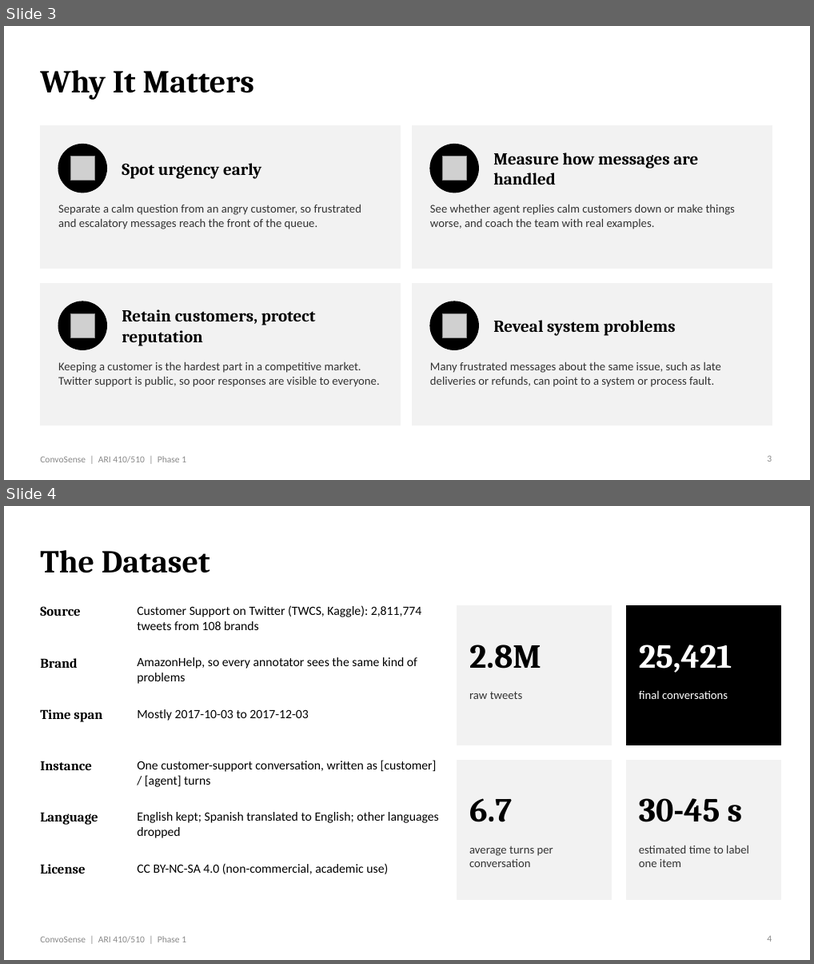
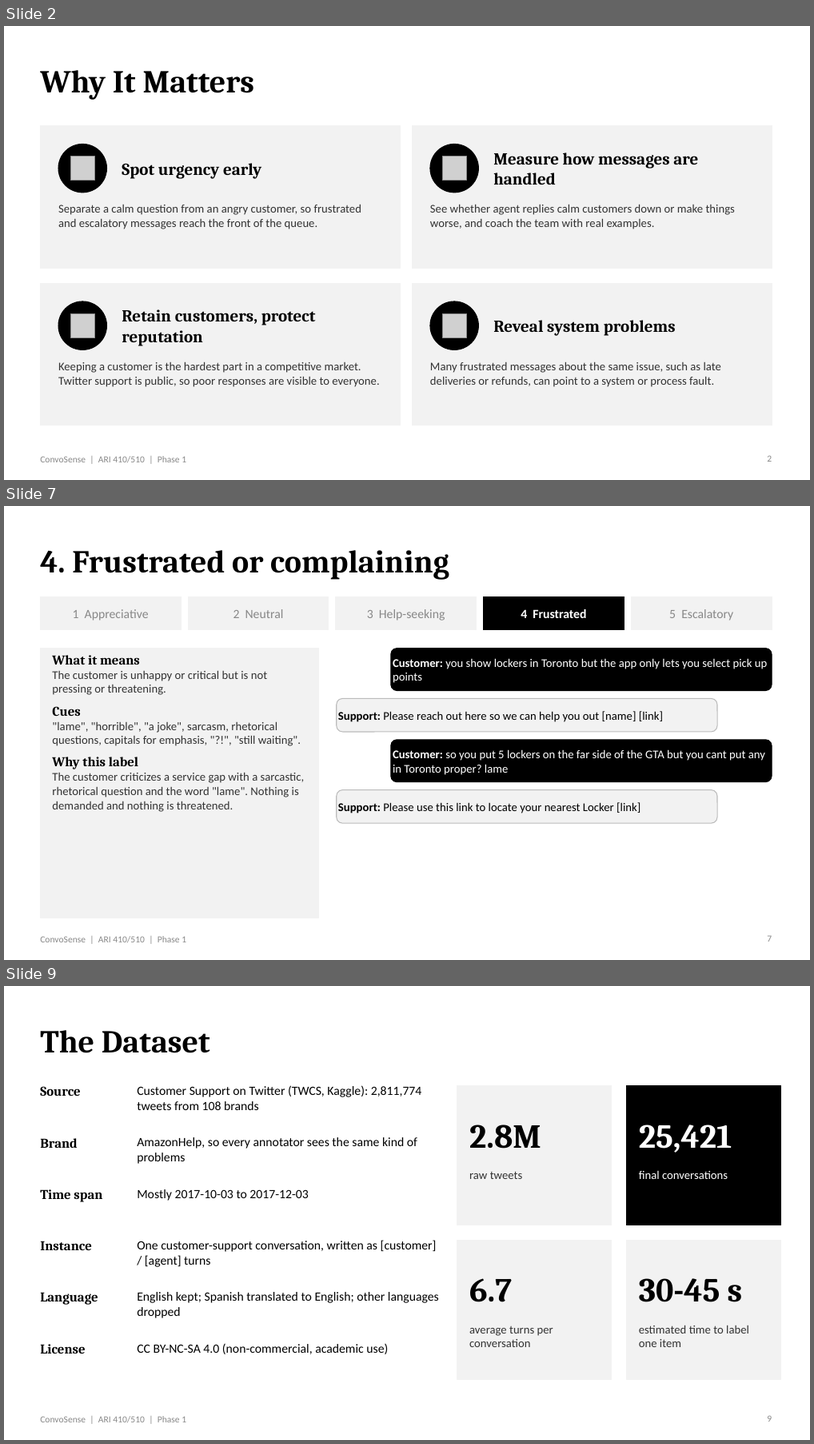
Before and after one commit to venkatrepaka-umich/ConvoSense, a slide deck: docs/Phase 1 PPT.pptx. Shown one above the other, each under a label of ours: slides 3 and 4 before the commit, slides 2, 7 and 9 after it; the slides between them are not shown. The pictures are 814x964 and 814x1444 pixels, drawn with LibreOffice and Linux fonts; fonts in the diff are those of the drawing; grey boxes stand for pictures. Boxes give left, top, right and bottom in pixels: in the first picture for what was removed or moved away, otherwise in the second. Text is boxed around its words. In the diff, an @@ line names an element or a change of style, - is before the commit and + after.

Commit message:
Update Phase 1 PPT.pptx: Revised presentation file to enhance project details and support materials for the annotation process.

```diff
--- a/docs/Phase 1 PPT.pptx
+++ b/docs/Phase 1 PPT.pptx
@@ slide 7 added at box(4, 506, 810, 960), background #FFFFFF; not listed: 1 template element that a slide beside it also shows @@
@@ title added at box(40, 550, 450, 580), 38 pt, text #000000, bold @@
+4. Frustrated or complaining
@@ rectangle added at box(40, 596, 181, 630), fill #F2F2F2, outline #F2F2F2 0.75 pt, 15 pt, text #888888 @@
+1 Appreciative
@@ rectangle added at box(188, 596, 328, 630), fill #F2F2F2, outline #F2F2F2 0.75 pt, 15 pt, text #888888 @@
+2 Neutral
@@ rectangle added at box(336, 596, 477, 630), fill #F2F2F2, outline #F2F2F2 0.75 pt, 15 pt, text #888888 @@
+3 Help-seeking
@@ rectangle added at box(484, 596, 624, 630), fill #000000, outline #000000 0.75 pt, 15 pt, text #FFFFFF, bold @@
+4 Frustrated
@@ rectangle added at box(632, 596, 772, 630), fill #F2F2F2, outline #F2F2F2 0.75 pt, 15 pt, text #888888 @@
+5 Escalatory
@@ rectangle added at box(40, 648, 318, 917), fill #F2F2F2, outline #F2F2F2 1 pt @@
@@ rounded rectangle added at box(391, 648, 772, 691), fill #000000, outline #000000 1 pt, 14 pt, text #FFFFFF @@
+Customer: you show lockers in Toronto but the app only lets you select pick up points
@@ text added at box(52, 655, 305, 812), 14 pt, text #333333 @@
+What it means
+The customer is unhappy or critical but is not pressing or threatening.
+Cues
+"lame", "horrible", "a joke", sarcasm, rhetorical questions, capitals for emphasis, "?!", "still waiting".
+Why this label
+The customer criticizes a service gap with a sarcastic, rhetorical question and the word "lame". Nothing is demanded and nothing is threatened.
@@ rounded rectangle added at box(337, 698, 718, 732), fill #F2F2F2, outline #BBBBBB 1 pt, 14 pt, text #000000 @@
+Support: Please reach out here so we can help you out [name] [link]
@@ rounded rectangle added at box(391, 740, 772, 782), fill #000000, outline #000000 1 pt, 14 pt, text #FFFFFF @@
+Customer: so you put 5 lockers on the far side of the GTA but you cant put any in Toronto proper? lame
@@ rounded rectangle added at box(337, 790, 718, 823), fill #F2F2F2, outline #BBBBBB 1 pt, 14 pt, text #000000 @@
+Support: Please use this link to locate your nearest Locker [link]
@@ page number added at box(767, 935, 772, 941), 11 pt, text #888888 @@
+7
@@ what was slide 3 is now slide 2 @@
@@ what was slide 4 is now slide 9 @@
```
Also in this commit, not shown: 4 slides changed, 4 other slides added.
